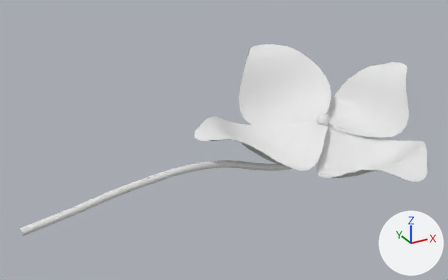
Before and after pictures for a commit that changed the FBX model Vivant_StudioM_Gamejam2025/Assets/1_Ressources/Marion/Mesh/pensée_flower.fbx.
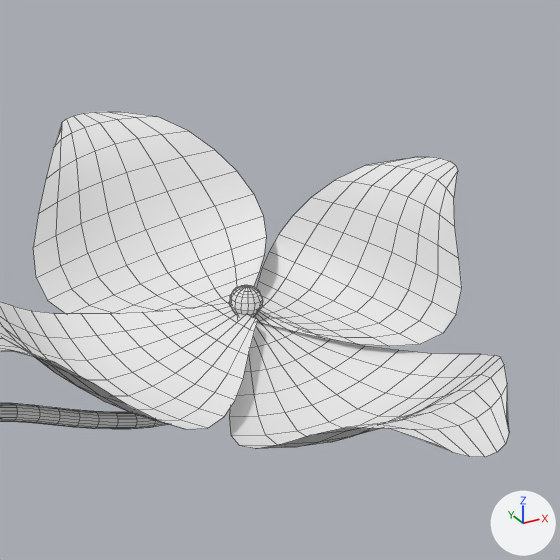
Each version appears first whole from a camera (50 mm lens) standing at (-2.13, -3.28, 1.83) and looking at (-0.31, 0.04, 0.17), and next in a close-up on the part from 50% to 100% of the width and 0% to 79% of the height. Lighting does not change. The marker at lower right points along +X, +Y and +Z. The close-ups show mesh edges as thin lines. Where no turn or scale is listed for an object, it has been applied to the vertices.

Objects in the first close-up: 'Flower_A_Belle'.
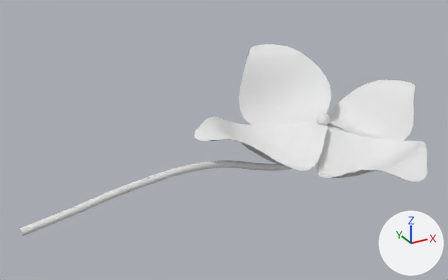
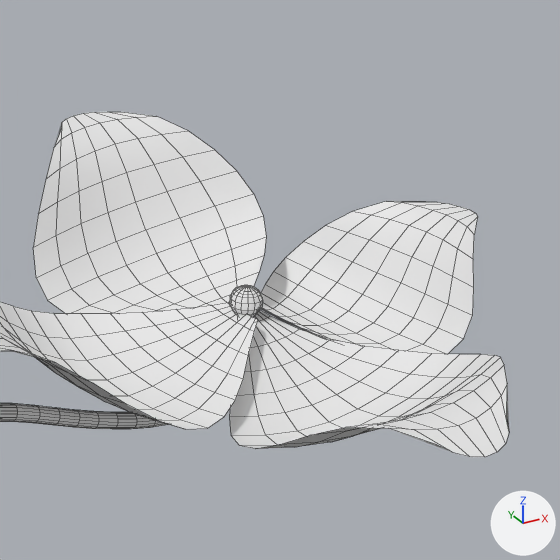
What changed in the scene script:
```text
Change me_mesh:
    where me_mesh.from_pydata(...)  # 1212 vertices, 1126 faces; spans x 0.01..2.87, y -1.02..0.93, z -0.05..0.62
    used by ob_flower_a_belle; location = (-1.685, 0.018, -0.111)
    me_mesh part 1: the loose piece of 112 vertices spanning x 2.15..2.87, y -0.43..0.37, z 0.18..0.6 is turned 15 degrees about the y axis through its middle, then moved by (0.06, 0.0, -0.07)
```

What differs and where, as boxes (x1, y1, x2, y2) in the close-ups (560 x 560 px; the box of a moved part takes in the faces that stretch with it):
part 1 of me_mesh, moved or reshaped
    before: (257, 157, 462, 346)
    after: (261, 201, 478, 354)
